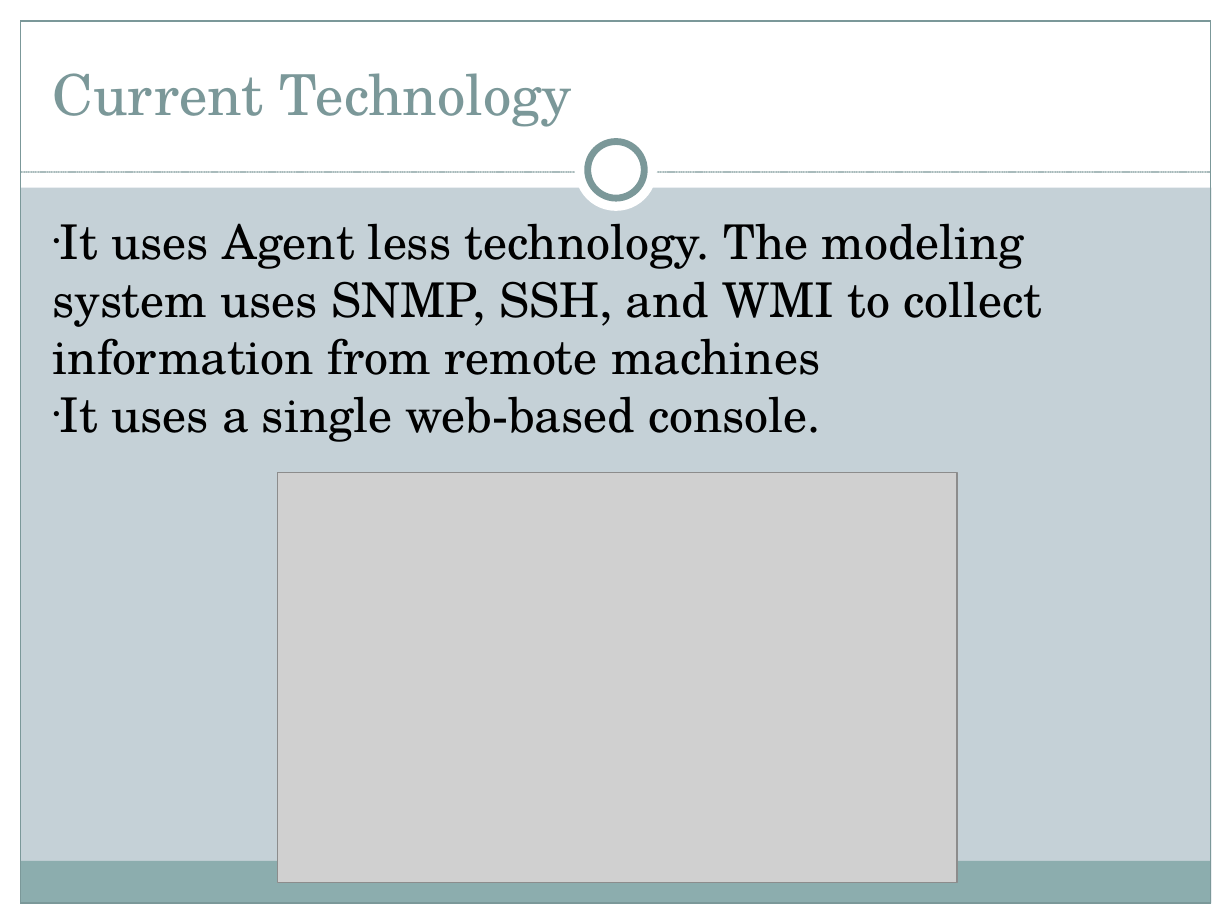
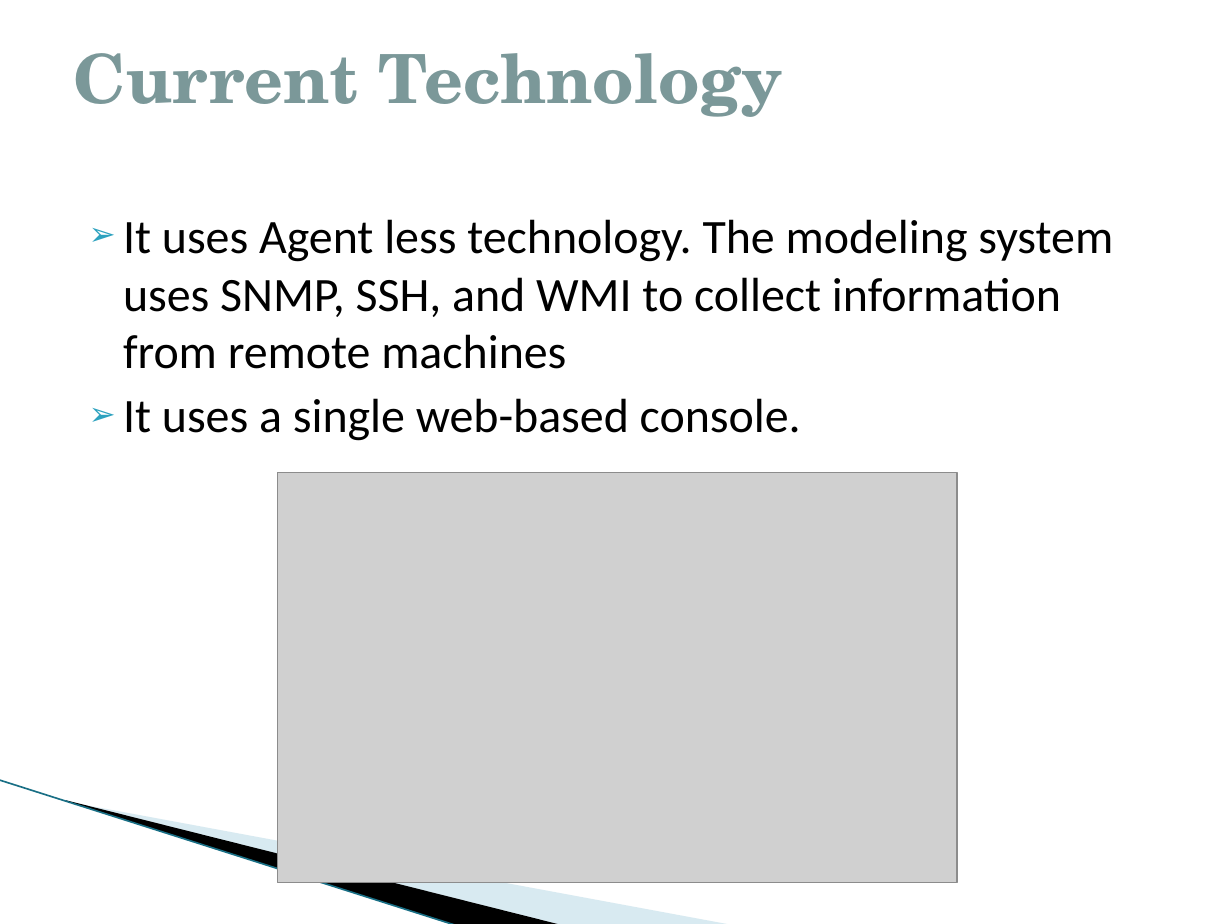
Before and after one commit to nidhi1994/OSlab15, a slide deck: slide 3 of seminar/ZenossCore.pptx. Drawn at 1232x924 pixels with LibreOffice and Linux fonts; fonts in the diff are those of the drawing; grey boxes stand for pictures; background and template pictures are left out. Boxes give left, top, right and bottom in pixels: in the first picture for what was removed or moved away, otherwise in the second. Text is boxed around its words. In the diff, an @@ line names an element or a change of style, - is before the commit and + after.

```diff
--- a/seminar/ZenossCore.pptx
+++ b/seminar/ZenossCore.pptx
@@ background #C5D1D7 to #FFFFFF @@
@@ rectangle removed at [0, 0, 1232, 187] @@
@@ rectangle removed at [0, 0, 21, 924] @@
@@ rectangle removed at [21, 21, 1211, 903] @@
@@ rectangle removed at [1211, 0, 1232, 924] @@
@@ title "Current Technology": place and size @@
-title "Current Technology" at [53, 73, 573, 127]
+title "Current Technology" at [74, 53, 782, 117]
@@ title "Current Technology" at [74, 53, 782, 117]: size 33 to 39.6 pt, bold on; vertical alignment bottom to middle @@
@@ ellipse removed at [575, 129, 658, 212] @@
@@ ellipse removed at [588, 142, 644, 198] @@
@@ line removed from (21, 172) to (1211, 172) @@
@@ text "It uses Agent less technology. ...": place and size @@
-text "It uses Agent less technology. ..." at [53, 223, 1042, 442]
+text "It uses Agent less technology. ..." at [123, 219, 1113, 441]
@@ text "It uses Agent less technology. ..." at [123, 219, 1113, 441]: font TeX Gyre Schola to Calibri; bullet ● to ➢; more space between paragraphs @@
@@ freeform shape added at [96, 674, 609, 869], fill #A0CBDC at 40% opacity @@
@@ freeform shape added at [0, 780, 505, 893], fill #000000 @@
@@ line added from (0, 780) to (457, 924), #97C5D8 0.95 pt @@
@@ rectangle removed at [20, 861, 1210, 903] @@
@@ rectangle removed at [0, 903, 1232, 924] @@
```
Also in this commit, not shown: 6 other slides changed.
